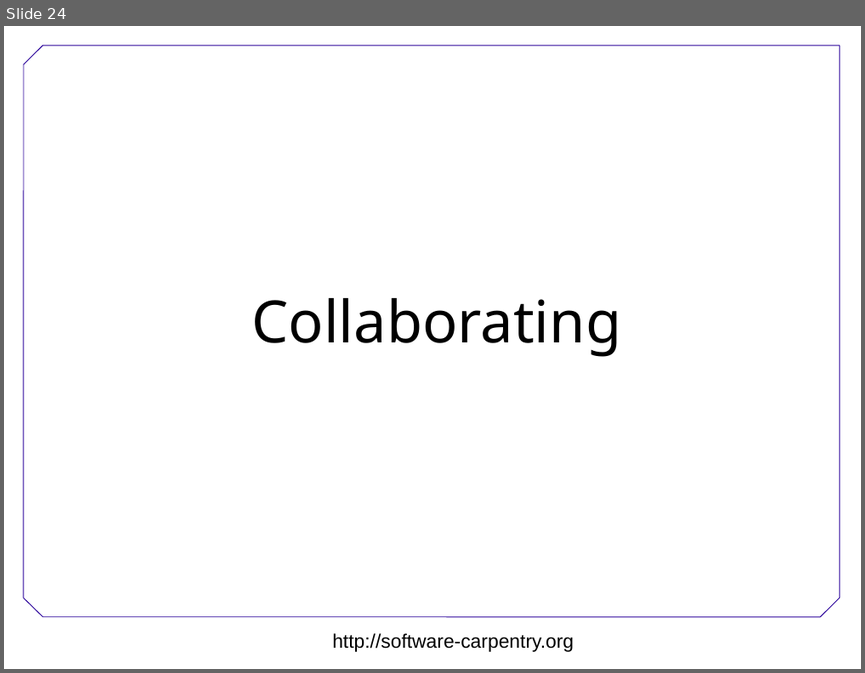
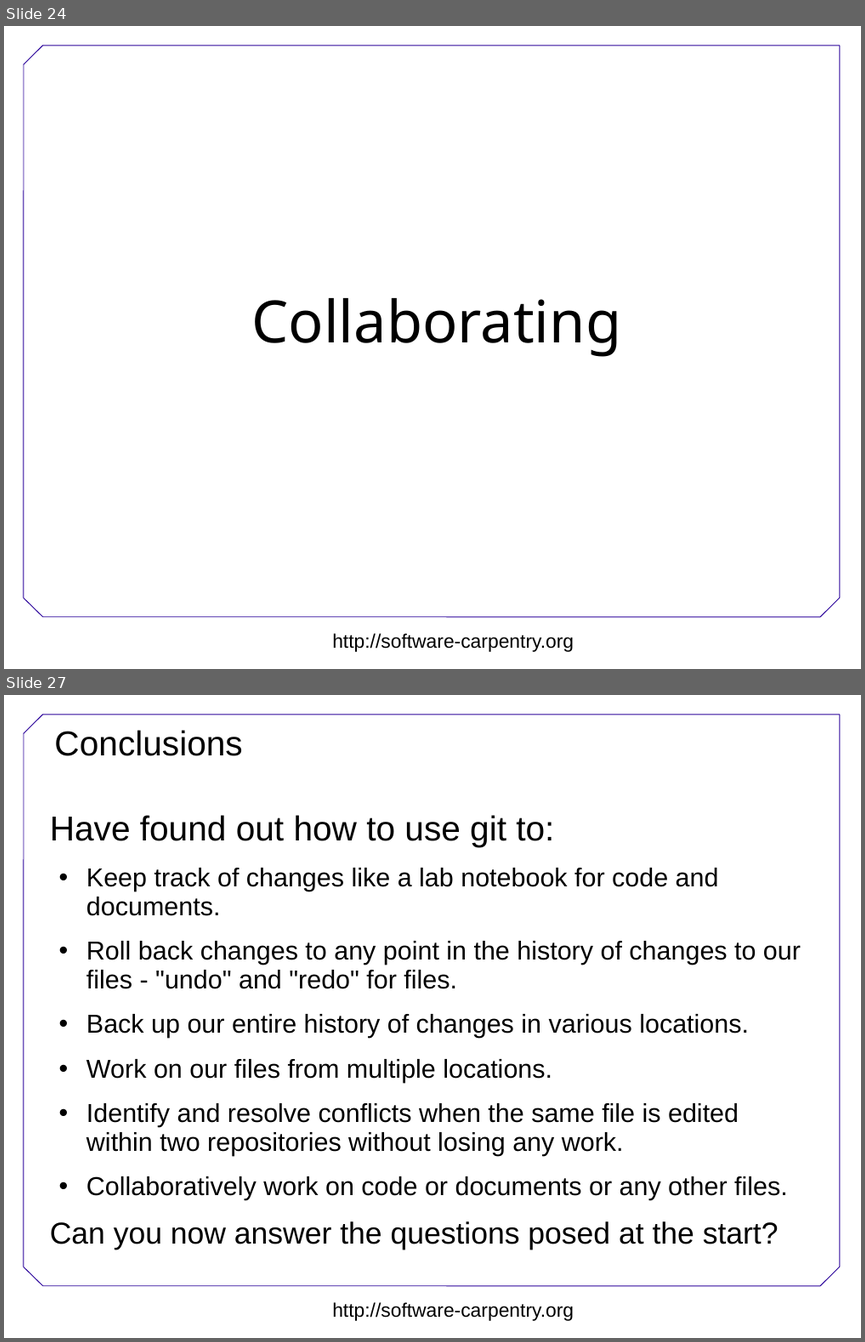
Before and after one commit to swcarpentry/DEPRECATED-boot-camps, a slide deck: version-control/Version-control.ppt. Shown one above the other, each under a label of ours: slide 24 before the commit, slides 24 and 27 after it; the slides between them are not shown. The pictures are 865x673 and 865x1342 pixels, drawn with LibreOffice and Linux fonts; fonts in the diff are those of the drawing; background and template pictures are left out. Boxes give left, top, right and bottom in pixels: in the first picture for what was removed or moved away, otherwise in the second. Text is boxed around its words. In the diff, an @@ line names an element or a change of style, - is before the commit and + after.

```diff
--- a/version-control/Version-control.ppt
+++ b/version-control/Version-control.ppt
@@ slide 27 added at [4,695,861,1338], background #FFFFFF; not listed: 8 template elements that a slide beside it also shows @@
@@ title added at [54,730,242,756], 32 pt, text #000000 @@
+Conclusions
@@ text added at [50,815,800,1249], 24 pt, text #000000 @@
+Have found out how to use git to:
+• Keep track of changes like a lab notebook for code and documents.
+• Roll back changes to any point in the history of changes to our files - "undo" and "redo" for files.
+• Back up our entire history of changes in various locations.
+• Work on our files from multiple locations.
+• Identify and resolve conflicts when the same file is edited within two repositories without losing any work.
+• Collaboratively work on code or documents or any other files.
+Can you now answer the questions posed at the start?
```
Also in this commit, not shown: 3 other slides added, 2 other files.
